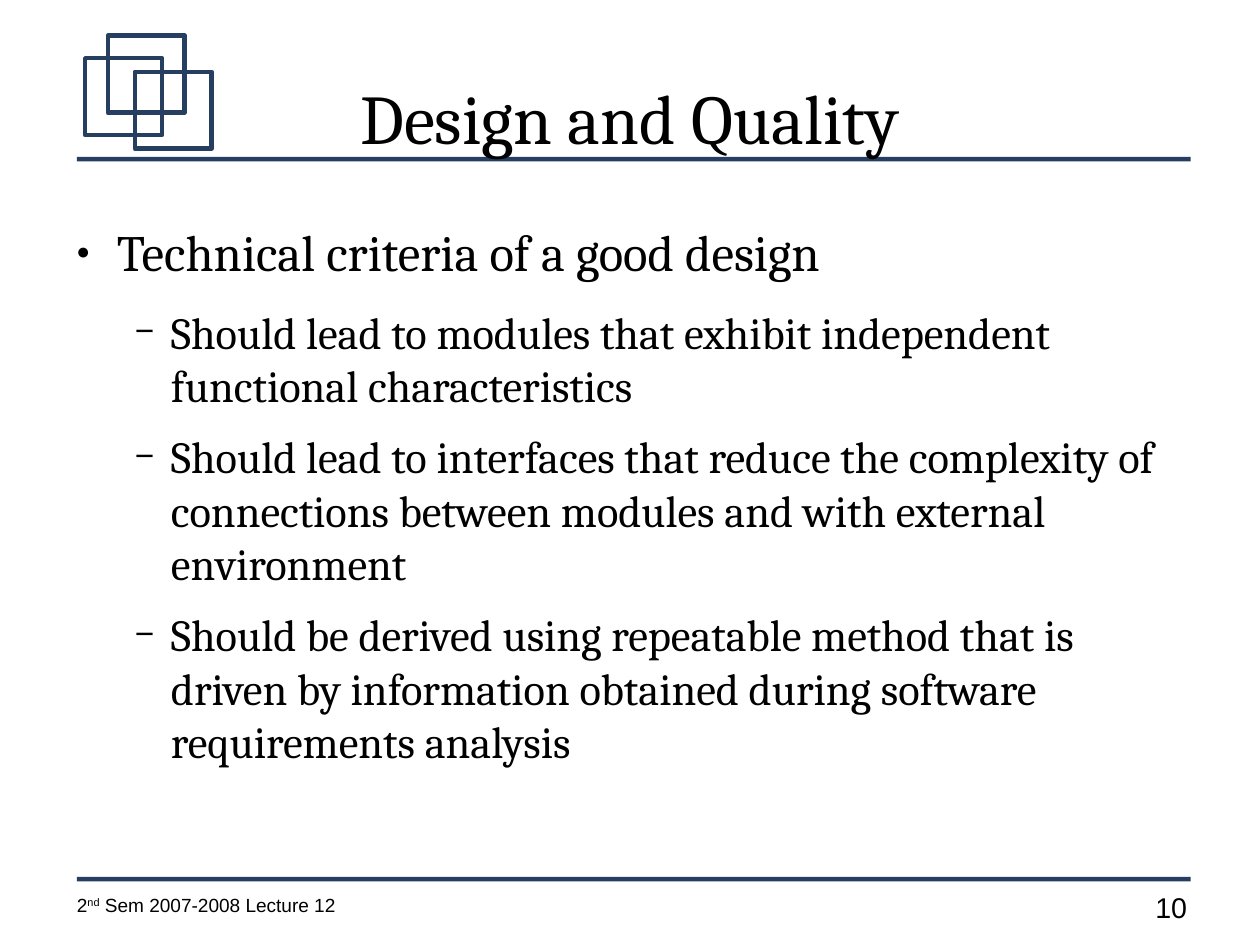
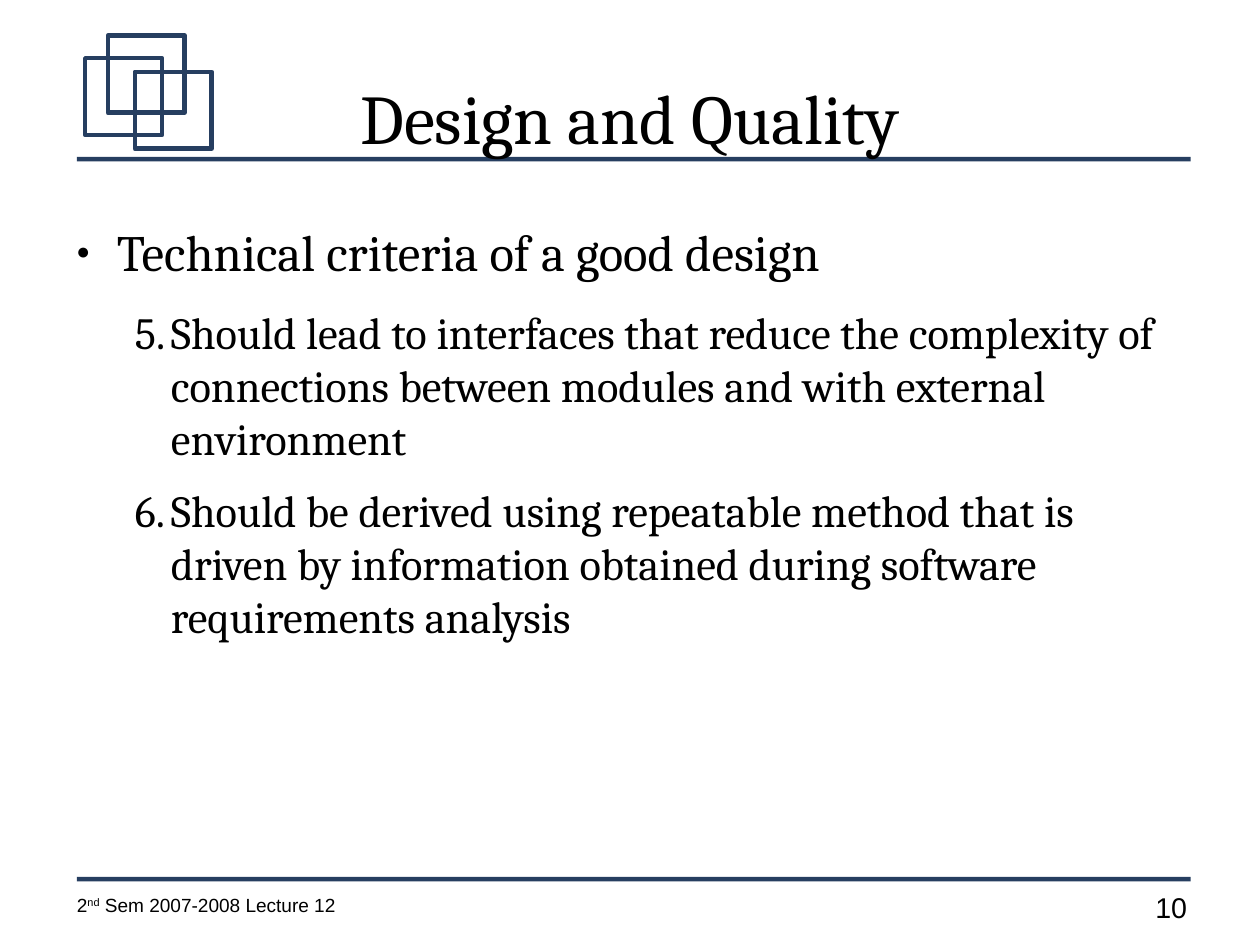
Before and after one commit to jachermocilla/jach-homepage, a slide deck: slide 10 of CMSC128-2nd-Sem-2007-L13.odp. Drawn at 1260x945 pixels with LibreOffice and Linux fonts; fonts in the diff are those of the drawing. Boxes give left, top, right and bottom in pixels: in the first picture for what was removed or moved away, otherwise in the second. Text is boxed around its words. In the diff, an @@ line names an element or a change of style, - is before the commit and + after.

```diff
--- a/CMSC128-2nd-Sem-2007-L13.odp
+++ b/CMSC128-2nd-Sem-2007-L13.odp
@@ text at (171, 318, 1050, 403): paragraph removed @@
-  − Should lead to modules that exhibit independent functional characteristics
@@ text at (171, 317, 1153, 643): bullet − to 1. @@
```
Also in this commit, not shown: 1 other slide changed, 9 slides added.
